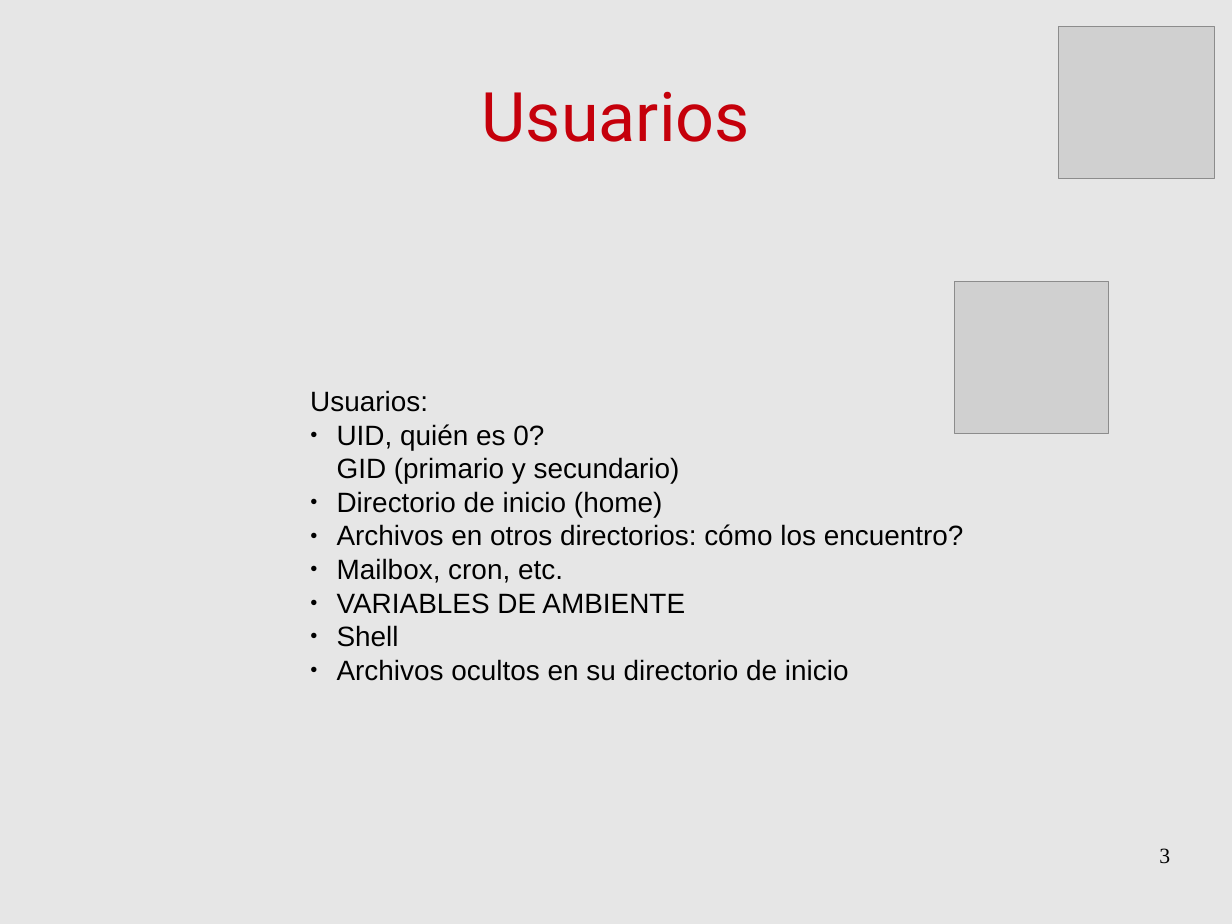
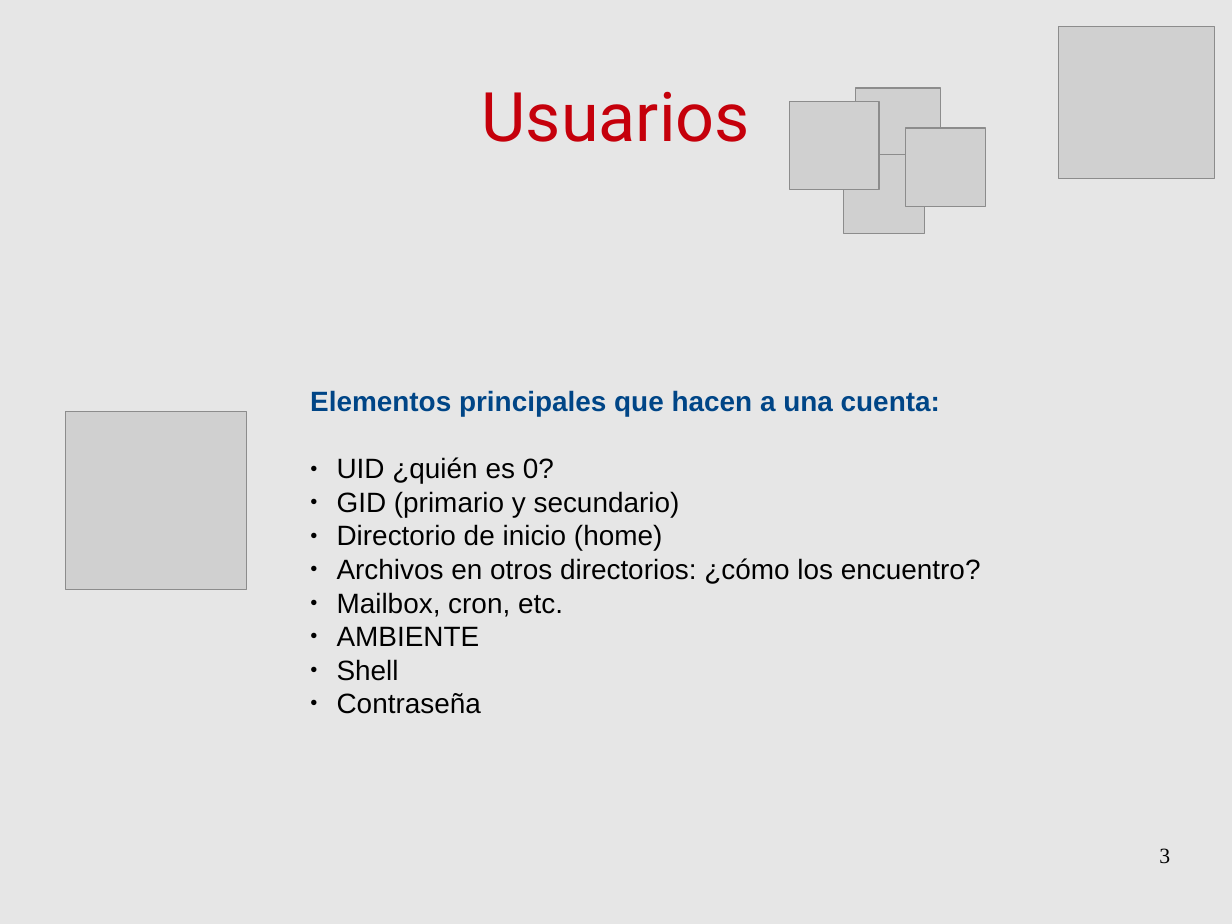
Before and after one commit to niniadcobre/iadmin, a slide deck: slide 3 of clases/IntroAdmin_clase7.odp. Drawn at 1232x924 pixels with LibreOffice and Linux fonts; fonts in the diff are those of the drawing; grey boxes stand for pictures. Boxes give left, top, right and bottom in pixels: in the first picture for what was removed or moved away, otherwise in the second. Text is boxed around its words. In the diff, an @@ line names an element or a change of style, - is before the commit and + after.

Commit message:
clase 7 usuarios final

```diff
--- a/clases/IntroAdmin_clase7.odp
+++ b/clases/IntroAdmin_clase7.odp
@@ group added at bbox=[790, 88, 986, 234]: 4 pictures @@
@@ picture: place and size @@
-picture at bbox=[955, 282, 1109, 434]
+picture at bbox=[66, 411, 247, 589]
@@ text at bbox=[310, 390, 940, 517]: text changed; text colour #000000 to #004586; bold on @@
-Usuarios:
-● UID, quién es 0?
-  GID (primario y secundario)
+Elementos principales que hacen a una cuenta:
+● UID ¿quién es 0?
+● GID (primario y secundario)
@@ text at bbox=[337, 558, 981, 584]: text changed @@
-● Archivos en otros directorios: cómo los encuentro?
+● Archivos en otros directorios: ¿cómo los encuentro?
@@ text at bbox=[337, 626, 480, 646]: text changed @@
-● VARIABLES DE AMBIENTE
+● AMBIENTE
@@ text at bbox=[337, 693, 481, 714]: text changed @@
-● Archivos ocultos en su directorio de inicio
+● Contraseña
```
Also in this commit, not shown: 6 other slides changed, 3 slides added, 1 slide removed.
